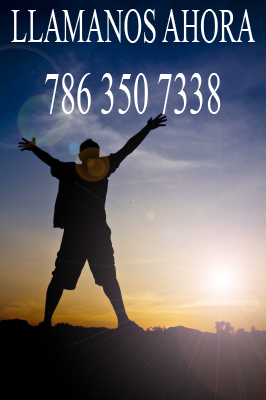
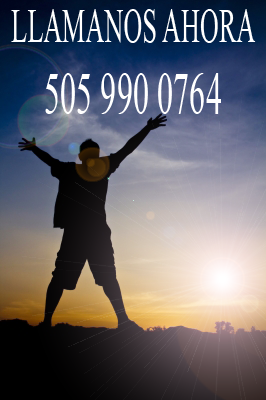
Before/after of a w=266, h=400 layered artwork. What changed in the layer stack:
renamed "LLAMANOS AHORA 786 350 733" to "LLAMANOS AHORA 505 990 076", painted on it over bbox(45, 73, 221, 114)
